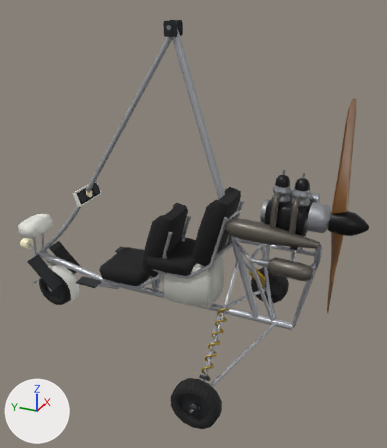
The glTF model assets/models/trike/trike.glb as it was, and as the next commit left it.
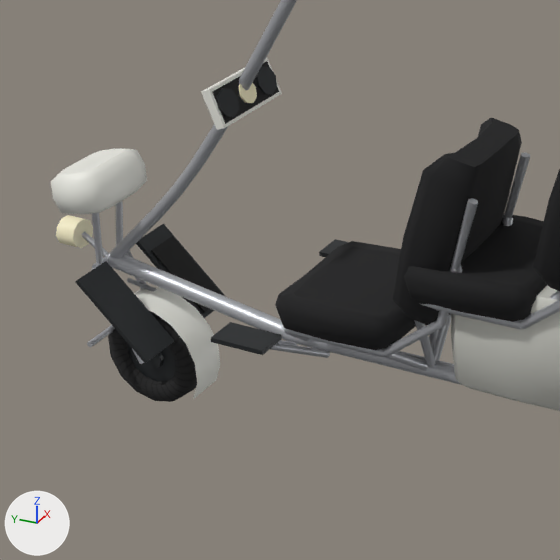
Old and new are each drawn whole from a 50 mm lens placed at (-3.41, -1.68, 0.29), pointed at (0.01, -0.15, -1.42) and again close up on the part from 0% to 52% of the width and 36% to 81% of the height. Lighting does not change. The marker at lower left points along +X, +Y and +Z. The last two pictures show the newer version. Objects named as collision shapes, trigger or cutter boxes, shadow casters or lower levels of detail are left out. Where no turn or scale is listed for an object, it has been applied to the vertices. Vertices at exactly the same position are counted once.

In view in the first close-up: 'Trike_LOD0'.
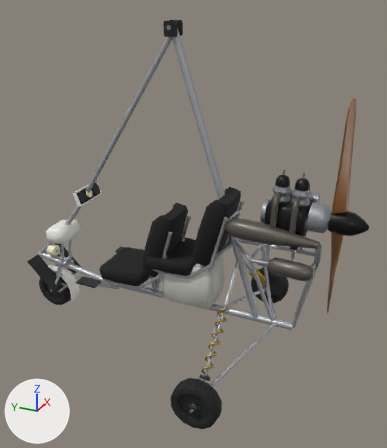
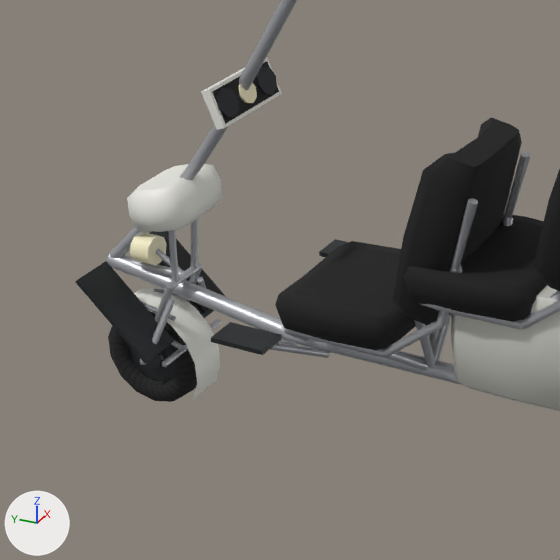
Pixel boxes [x1, y1, x2, y2] of what changed, in the close-ups (560 x 560 px; the box of a moved part takes in the faces that stretch with it):
'Trike_LOD0', reshaped: before [51, 0, 560, 411]; after [75, 0, 560, 411]
part 1 of me_trike_lod0, moved or reshaped (mostly hidden before): before [92, 256, 108, 268]; after [129, 260, 186, 277]
part 2 of me_trike_lod0, added: after [168, 263, 202, 288]
part 3 of me_trike_lod0, moved or reshaped: before [87, 327, 112, 347]; after [162, 319, 221, 367]
part 4 of me_trike_lod0, moved or reshaped: before [92, 213, 103, 264]; after [168, 230, 179, 283]
part 5 of me_trike_lod0, moved or reshaped: before [115, 201, 123, 246]; after [191, 219, 198, 269]
part 6 of me_trike_lod0, moved or reshaped: before [82, 232, 109, 257]; after [156, 249, 184, 273]
part 7 of me_trike_lod0, moved or reshaped: before [51, 149, 147, 214]; after [127, 164, 223, 232]
part 8 of me_trike_lod0, moved or reshaped: before [56, 215, 93, 248]; after [130, 233, 167, 266]
part 9 of me_trike_lod0, moved or reshaped (mostly hidden before): before [92, 250, 165, 364]; after [140, 265, 207, 365]

Edits to the bpy script that builds the scene:
```text
Change me_trike_lod0:
    used by ob_trike_lod0; location = (0.0, 0.0, 0.0)
    remove me_trike_lod0.from_pydata(...)  # 2486 vertices, 4452 faces; spans x -0.93..0.93, y -1.12..1.57, z -2.5..0.04
    add me_trike_lod0.from_pydata(...)  # 2498 vertices, 4472 faces; spans x -0.93..0.93, y -1.12..1.42, z -2.5..0.04
    me_trike_lod0 part 1: the loose piece of 12 vertices spanning x -0.08..0.08, y 1.39..1.41, z -2.01..-1.99 is turned -90 degrees about the z axis through its middle and scaled by 1.91, then moved by (0.0, -0.15, 0.0)
    me_trike_lod0 part 2: a new loose piece, a 6-sided cylinder along x spanning x -0.075..0.075, y 1.087..1.113, z -2.011..-1.989, in mat_metal
    me_trike_lod0 part 3: the loose piece of 12 vertices spanning x -0.15..0.15, y 1.39..1.41, z -2.26..-2.24 is moved by (0.0, -0.3, 0.0)
    me_trike_lod0 part 4: the loose piece of 12 vertices spanning x -0.07..-0.04, y 1.37..1.41, z -2.0..-1.78 is moved by (0.0, -0.3, 0.0)
    me_trike_lod0 part 5: the loose piece of 12 vertices spanning x 0.04..0.07, y 1.37..1.41, z -2.0..-1.78 is moved by (0.0, -0.3, 0.0)
    me_trike_lod0 part 6: the loose piece of 10 vertices spanning x -0.01..0.01, y 1.39..1.51, z -2.01..-1.92 is moved by (0.0, -0.3, 0.0)
    me_trike_lod0 part 7: the loose piece of 50 vertices spanning x -0.15..0.15, y 1.3..1.5, z -1.81..-1.63 is moved by (0.0, -0.3, 0.0)
    me_trike_lod0 part 8: the loose piece of 20 vertices spanning x -0.05..0.05, y 1.5..1.57, z -1.98..-1.88 is moved by (0.0, -0.3, 0.0)
    me_trike_lod0 part 9
    29 vertices are removed from x -0.15..0.16, y 1.13..1.41, z -2.33..-2.0
    114 faces are deleted
    4 vertices in x -0.16..0.16, y 1.23, z -2.1 move by (0.0, 0.0, 0.01)
    3 vertices in x -0.08..0.09, y 1.4..1.41, z -2.0 move by (-0.01, -0.31, 0.0)
    3 vertices in x -0.07..0.08, y 1.4, z -2.13..-2.05 move by (-0.01, -0.3, 0.0)
    3 vertices in x -0.08..0.04, y 1.4..1.41, z -2.25..-2.06 move by (0.0, -0.3, 0.01)
    3 vertices in x -0.05..0.07, y 1.39..1.4, z -2.25..-2.04 move by (0.0, -0.3, -0.01)
    25 vertices move from x -0.16..0.15, y 1.13..1.41, z -2.32..-2.0 to x -0.15..0.16, y 1.09..1.26, z -2.32..-2.0
    24 vertices are added at x -0.16..0.15, y 1.09..1.26, z -2.33..-2.0
    5 new vertices lie (0.0, -0.15, 0.32) away from vertices in x -0.07..0.08, y 1.24..1.26, z -2.32
    114 new faces join them, mat_metal
    other edits to the shape of me_trike_lod0 do not show in these pictures
```
